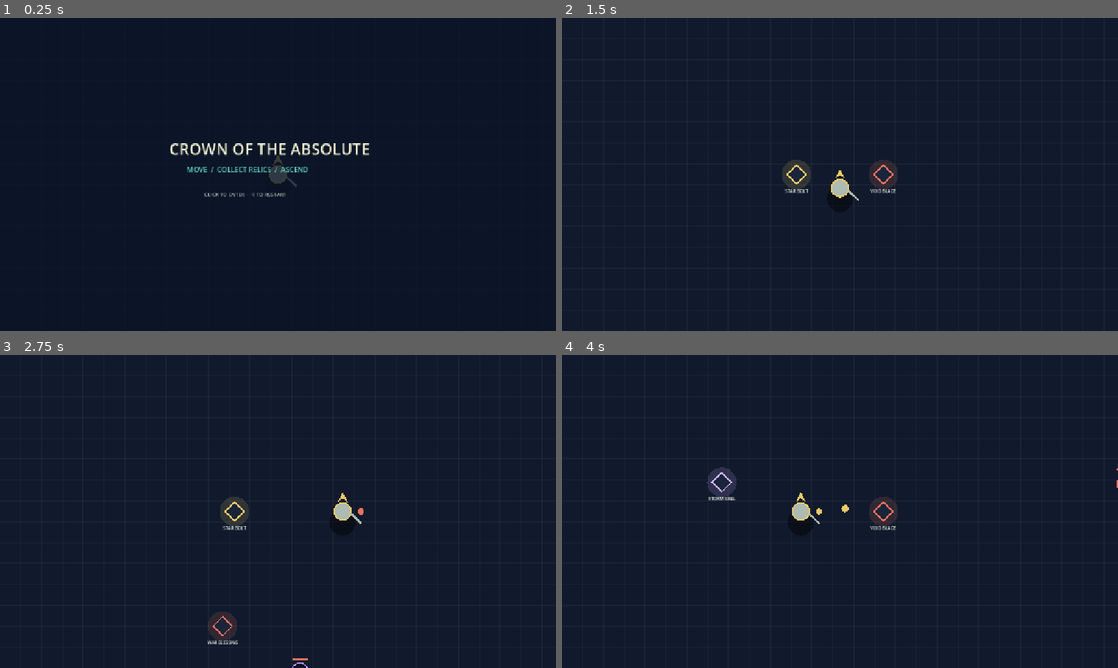
Above: before the commit, frames 1-4 (two rows, left to right).
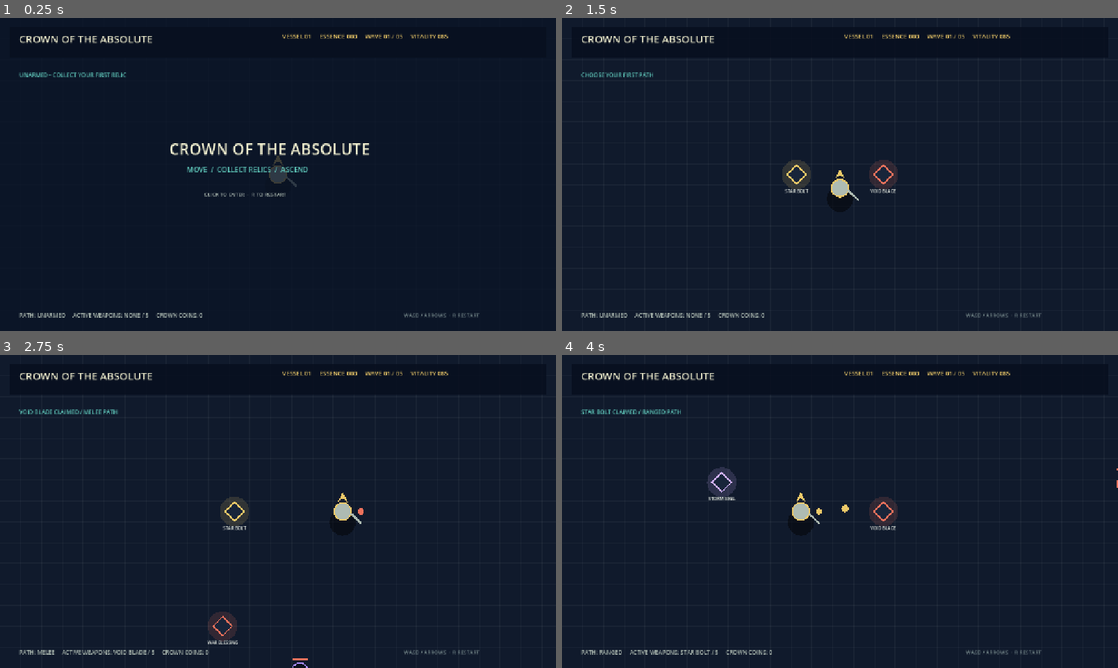
Above: after the commit, the same moments.

Repository: domaki7/new-project
Game: Godot game, scene res://main.tscn
Same seed, same stepped clock (60 frames per second), same inputs: the game is played once before the commit and once after it.
Inputs (mouse positions are in pixels of both pictures, inside the frame that each line leads up to):
- Up to frame 1 (0.25 s): no input
- Up to frame 2 (1.5 s): tap Enter at 0.5 s; move the mouse to (962, 158) at 0.52 s; hold D 0.53-1.28 s; tap R at 0.6, 1.35 s; click (962, 158) at 0.67 s; move the mouse to (728, 190) at 1.27 s; hold S from 1.28 s (still down); click (728, 190) at 1.42 s
- Up to frame 3 (2.75 s): move the mouse to (333, 442) at 2.02 s; release S at 2.03 s; hold D from 2.03 s (still down); tap R at 2.1 s; click (333, 442) at 2.17 s
- Up to frame 4 (4 s): move the mouse to (812, 574) at 2.77 s; release D at 2.78 s; hold W 2.78-3.53 s; tap R at 2.85, 3.6 s; click (812, 574) at 2.92 s; move the mouse to (1006, 558) at 3.52 s; hold A from 3.53 s (still down); click (1006, 558) at 3.67 s

The runs differ from the first frame. In frame 1, 1.2% of the frame differs, in the area x 3-87%, y 5-96%; in frame 2, 1.1%; in frame 3, 1.1%; in frame 4, 1.1%.

Commit message:
Bring Godot project to browser feature parity

Diff:
--- a/godot/main.gd
+++ b/godot/main.gd
@@ -59,16 +59,48 @@
 var meta_file := "user://crown_meta.cfg"
 var ascension_options: Array[String] = []
 var ascension_positions := [Vector2(390, 385), Vector2(640, 385), Vector2(890, 385)]
+var hud_labels: Dictionary = {}
 
 func _ready() -> void:
     load_meta()
+    setup_hud()
     queue_redraw()
 
 func _process(delta: float) -> void:
     if mode == "play": update_game(delta)
     blade_flash = max(0.0, blade_flash - delta)
     invulnerable = max(0.0, invulnerable - delta)
+    update_hud()
     queue_redraw()
+
+func setup_hud() -> void:
+    var layer := CanvasLayer.new()
+    add_child(layer)
+    var panel := ColorRect.new()
+    panel.color = Color(0.03, 0.06, 0.12, 0.88)
+    panel.position = Vector2(24, 20)
+    panel.size = Vector2(1232, 72)
+    layer.add_child(panel)
+    hud_labels["title"] = make_label(layer, Vector2(44, 31), "CROWN OF THE ABSOLUTE", 24, Color("f2f0d0"))
+    hud_labels["stats"] = make_label(layer, Vector2(650, 32), "", 14, Color("edc968"))
+    hud_labels["status"] = make_label(layer, Vector2(44, 122), "", 13, Color("63d1c2"))
+    hud_labels["build"] = make_label(layer, Vector2(44, 675), "", 13, Color("aebbb2"))
+    hud_labels["help"] = make_label(layer, Vector2(930, 675), "WASD / ARROWS  ·  R RESTART", 12, Color("879b9b"))
+
+func make_label(parent: Node, position: Vector2, text: String, size: int, color: Color) -> Label:
+    var label := Label.new()
+    label.position = position
+    label.text = text
+    label.add_theme_font_size_override("font_size", size)
+    label.add_theme_color_override("font_color", color)
+    parent.add_child(label)
+    return label
+
+func update_hud() -> void:
+    if hud_labels.is_empty(): return
+    hud_labels["stats"].text = "VESSEL %02d     ESSENCE %03d     WAVE %02d / 05     VITALITY %03d" % [level, essence, wave, max(0, int(player.health))]
+    hud_labels["status"].text = status
+    hud_labels["build"].text = "PATH: %s     ACTIVE WEAPONS: %s / %d     %s" % [weapon_family if not weapon_family.is_empty() else "UNARMED", ", ".join(equipped) if not equipped.is_empty() else "NONE", MAX_WEAPONS, "CROWN COINS: %d" % crown_coins]
 
 func load_meta() -> void:
     var config := ConfigFile.new()
@@ -106,6 +138,7 @@
     pickups.append({"position": player.position + Vector2(100, 0), "name": "VOID BLADE", "family": "MELEE", "life": 40.0})
     pickups.append({"position": player.position + Vector2(-100, 0), "name": "STAR BOLT", "family": "RANGED", "life": 40.0})
     status = "CHOOSE YOUR FIRST PATH"
+    update_hud()
 
 func update_game(delta: float) -> void:
     var movement := Vector2.ZERO
Not shown, added: .scratch/new-game/issues/28-godot-parity.md
Not shown, changed: .scratch/new-game/map.md
